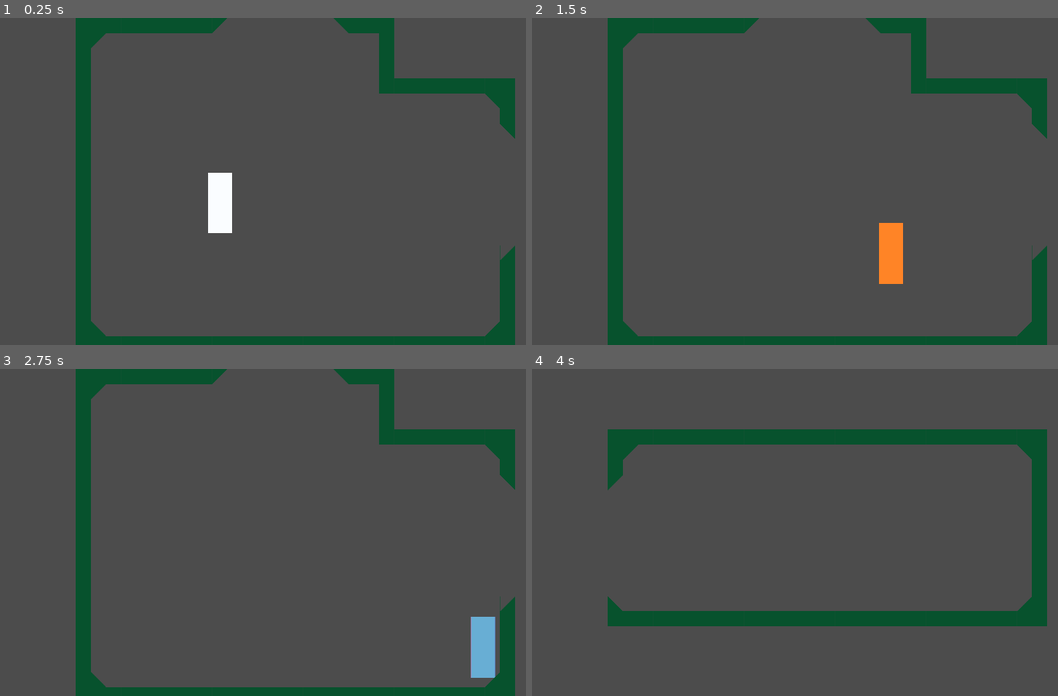
Above: before the commit, frames 1-4 (two rows, left to right).
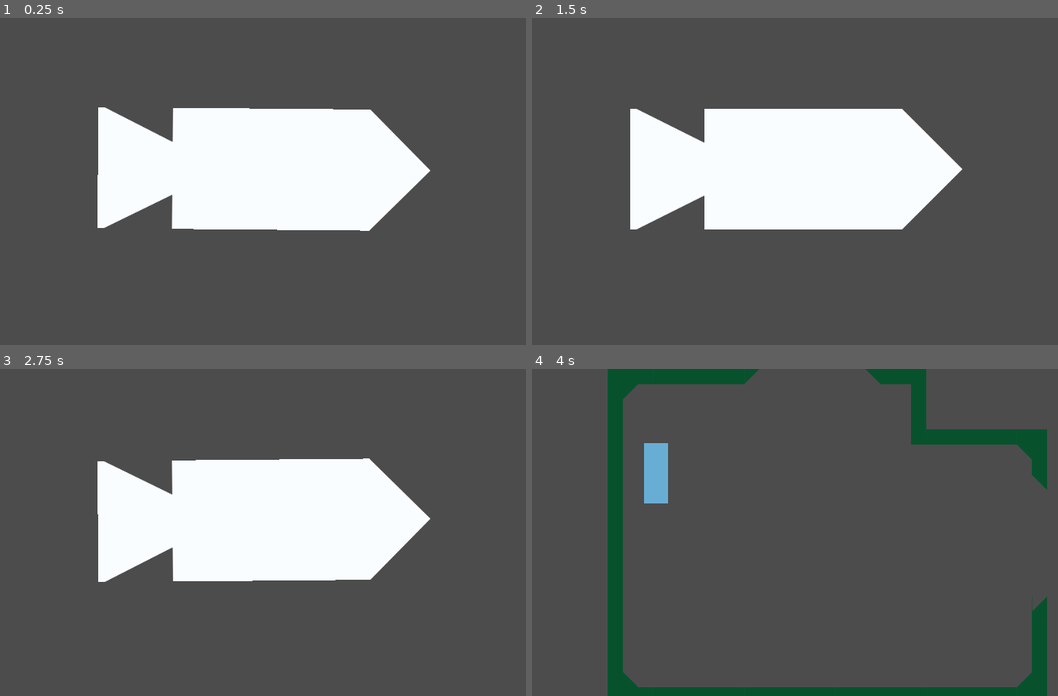
Above: after the commit, the same moments.

Repository: bl-rd/solitude
Game: Godot game, scene res://Src/Levels/Orbit.tscn
Same seed, same stepped clock (60 frames per second), same inputs: the game is played once before the commit and once after it. Before the commit the project starts from res://Src/Levels/Entrance.tscn.
Inputs:
- Up to frame 1 (0.25 s): no input
- Up to frame 2 (1.5 s): hold Right (move_right) 0.53-1.28 s; tap A (move_dodge) at 0.6, 1.35 s; hold Down (move_down) from 1.28 s (still down)
- Up to frame 3 (2.75 s): release Down (move_down) at 2.03 s; hold Right (move_right) from 2.03 s (still down); tap A (move_dodge) at 2.1 s
- Up to frame 4 (4 s): release Right (move_right) at 2.78 s; hold Up (move_up) 2.78-3.53 s; tap A (move_dodge) at 2.85, 3.6 s; hold Left (move_left) from 3.53 s (still down)

The runs differ from the first frame. In frame 1, 29% of the frame differs, in the area x 14-98%, y 0-100%; in frame 2, 30%; in frame 3, 30%; in frame 4, 15%.

Commit message:
Add "DEAD" state for player, add game loop

Diff:
--- /dev/null
+++ b/Src/Levels/Orbit.gd
@@ -0,0 +1,12 @@
+extends Node2D
+
+const START_SCENE_PATH: = "res://Src/Levels/Entrance.tscn"
+
+# Called when the node enters the scene tree for the first time.
+func _ready() -> void:
+	$ResetTimer.start()
+
+
+func _on_ResetTimer_timeout() -> void:
+	print("LET'S GO")
+	Global.goto_scene(START_SCENE_PATH)
--- /dev/null
+++ b/Src/Levels/Orbit.tscn
@@ -0,0 +1,16 @@
+[gd_scene load_steps=3 format=2]
+
+[ext_resource path="res://Src/Ship.tscn" type="PackedScene" id=1]
+[ext_resource path="res://Src/Levels/Orbit.gd" type="Script" id=2]
+
+[node name="Orbit" type="Node2D"]
+position = Vector2( 0, -2.66968 )
+script = ExtResource( 2 )
+
+[node name="Ship" parent="." instance=ExtResource( 1 )]
+position = Vector2( 872.985, 501.899 )
+
+[node name="ResetTimer" type="Timer" parent="."]
+wait_time = 3.0
+one_shot = true
+[connection signal="timeout" from="ResetTimer" to="." method="_on_ResetTimer_timeout"]
--- a/Src/Player.gd
+++ b/Src/Player.gd
@@ -2,7 +2,7 @@
 
 const FLOOR_NORMAL: Vector2 = Vector2.ZERO
 const SPEED: = 300.0
-const RESET_SCENE_PATH: = "res://Src/Levels/Entrance.tscn"
+const RESET_SCENE_PATH: = "res://Src/Levels/Orbit.tscn"
 
 export var speed: = Global.PLAYER_SPEED
 
@@ -77,6 +77,7 @@
 			can_dodge = false
 			_velocity = move_and_slide(dodge_direction)
 		STATE.DEAD:
+			can_dodge = false
 			$Animation.play("dead")
 			if $DeathTimer.is_stopped():
 				$DeathTimer.start()
@@ -95,9 +96,9 @@
 # Start a timer to prevent instantaneous dodging!!
 func _on_DodgeTimer_timeout() -> void:
 	$DodgeTimer.stop()
-	$DodgeReset.start()
-#	can_dodge = true
-	_switch_state(STATE.IDLE)
+	if _state != STATE.DEAD:
+		$DodgeReset.start()
+		_switch_state(STATE.IDLE)
 
 
 # Allow the player to dodge again after some time
--- a/Src/Player.tscn
+++ b/Src/Player.tscn
@@ -8,25 +8,25 @@
 atlas = ExtResource( 1 )
 region = Rect2( 0, 0, 40, 100 )
 
-[sub_resource type="AtlasTexture" id=3]
+[sub_resource type="AtlasTexture" id=2]
 flags = 4
 atlas = ExtResource( 1 )
 region = Rect2( 160, 0, 40, 100 )
 
+[sub_resource type="AtlasTexture" id=3]
+flags = 4
+atlas = ExtResource( 1 )
+region = Rect2( 120, 0, 40, 100 )
+
 [sub_resource type="AtlasTexture" id=4]
 flags = 4
 atlas = ExtResource( 1 )
-region = Rect2( 80, 0, 40, 100 )
+region = Rect2( 40, 0, 40, 100 )
 
 [sub_resource type="AtlasTexture" id=5]
 flags = 4
 atlas = ExtResource( 1 )
-region = Rect2( 40, 0, 40, 100 )
-
-[sub_resource type="AtlasTexture" id=2]
-flags = 4
-atlas = ExtResource( 1 )
-region = Rect2( 120, 0, 40, 100 )
+region = Rect2( 80, 0, 40, 100 )
 
 [sub_resource type="SpriteFrames" id=6]
 animations = [ {
@@ -35,24 +35,24 @@
 "name": "idle",
 "speed": 5.0
 }, {
-"frames": [ SubResource( 3 ) ],
+"frames": [ SubResource( 2 ) ],
 "loop": true,
 "name": "dodge",
 "speed": 5.0
 }, {
+"frames": [ SubResource( 3 ) ],
+"loop": true,
+"name": "dead",
+"speed": 5.0
+}, {
 "frames": [ SubResource( 4 ) ],
 "loop": true,
-"name": "walk",
+"name": "attack",
 "speed": 5.0
 }, {
 "frames": [ SubResource( 5 ) ],
 "loop": true,
-"name": "attack",
-"speed": 5.0
-}, {
-"frames": [ SubResource( 2 ) ],
-"loop": true,
-"name": "dead",
+"name": "walk",
 "speed": 5.0
 } ]
 
--- /dev/null
+++ b/Src/Ship.gd
@@ -0,0 +1,6 @@
+extends Node2D
+
+
+# Called when the node enters the scene tree for the first time.
+func _ready() -> void:
+	$ShipSprite/AnimationPlayer.play("rotate")
--- /dev/null
+++ b/Src/Ship.tscn
@@ -0,0 +1,34 @@
+[gd_scene load_steps=4 format=2]
+
+[ext_resource path="res://Assets/Ship.png" type="Texture" id=1]
+[ext_resource path="res://Src/Ship.gd" type="Script" id=2]
+
+[sub_resource type="Animation" id=1]
+resource_name = "rotate"
+loop = true
+tracks/0/type = "value"
+tracks/0/path = NodePath(".:rotation_degrees")
+tracks/0/interp = 1
+tracks/0/loop_wrap = true
+tracks/0/imported = false
+tracks/0/enabled = true
+tracks/0/keys = {
+"times": PoolRealArray( 0, 0.5 ),
+"transitions": PoolRealArray( 1, 1 ),
+"update": 0,
+"values": [ 1.0, -1.0 ]
+}
+
+[node name="Ship" type="Node2D"]
+script = ExtResource( 2 )
+__meta__ = {
+"_edit_group_": true
+}
+
+[node name="ShipSprite" type="Sprite" parent="."]
+scale = Vector2( 2, 2 )
+texture = ExtResource( 1 )
+
+[node name="AnimationPlayer" type="AnimationPlayer" parent="ShipSprite"]
+playback_speed = 0.5
+anims/rotate = SubResource( 1 )
--- a/project.godot
+++ b/project.godot
@@ -16,7 +16,7 @@
 [application]
 
 config/name="Solitude"
-run/main_scene="res://Src/Levels/Entrance.tscn"
+run/main_scene="res://Src/Levels/Orbit.tscn"
 config/icon="res://icon.png"
 
 [autoload]
Binary file added: Assets/Ship.png
Not shown, added: Assets/Ship.png.import
Binary file added: Src/Levels/Ship.png
Not shown, added: Src/Levels/Ship.png.import
